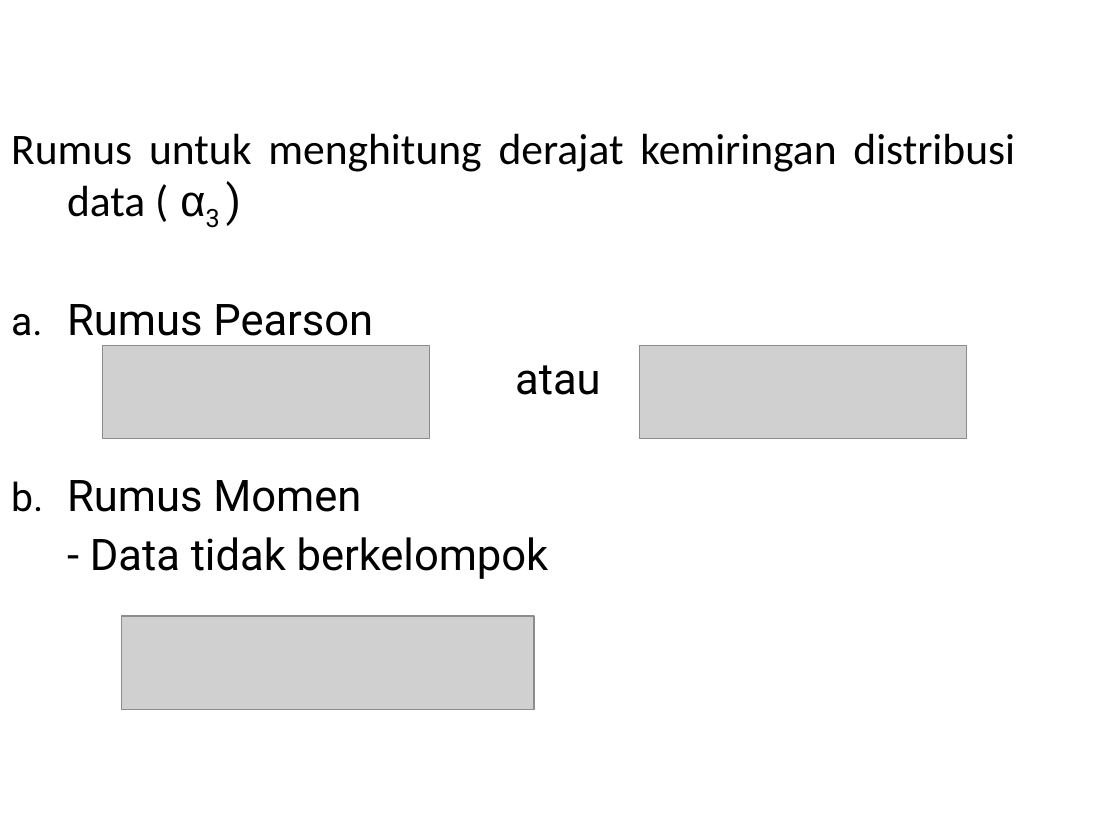
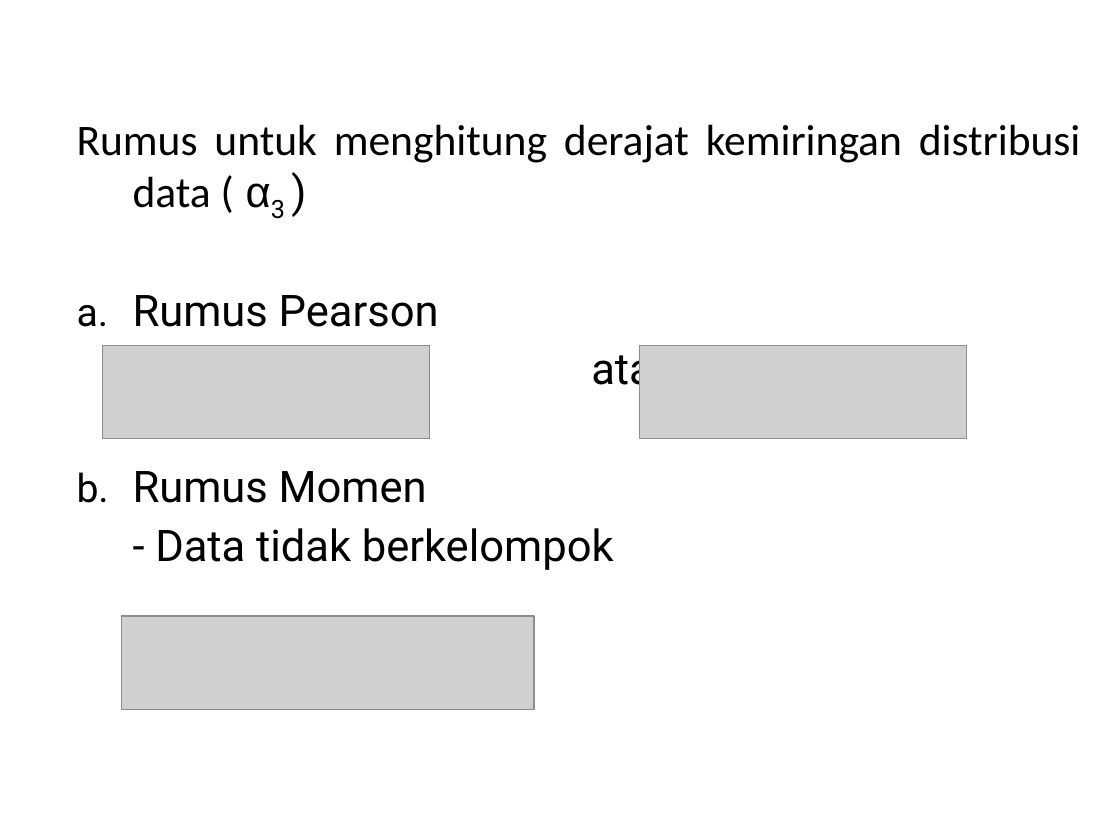
Before and after one commit to iseplutpinur/Semester3, a slide deck: slide 4 of Rabu/Statistika/Minggu 6 - Kemiringan dan Keruncingan/5. kemiringan dan keruncingan.ppt. Drawn at 1120x840 pixels with LibreOffice and Linux fonts; fonts in the diff are those of the drawing; grey boxes stand for pictures. Boxes give left, top, right and bottom in pixels: in the first picture for what was removed or moved away, otherwise in the second. Text is boxed around its words. In the diff, an @@ line names an element or a change of style, - is before the commit and + after.

```diff
--- a/Rabu/Statistika/Minggu 6 - Kemiringan dan Keruncingan/5. kemiringan dan keruncingan.ppt
+++ b/Rabu/Statistika/Minggu 6 - Kemiringan dan Keruncingan/5. kemiringan dan keruncingan.ppt
@@ subtitle "Rumus untuk menghitung derajat kemiringan ...": place and size @@
-subtitle "Rumus untuk menghitung derajat kemiringan ..." at bbox=[11, 133, 1015, 579]
+subtitle "Rumus untuk menghitung derajat kemiringan ..." at bbox=[77, 124, 1081, 570]
```
Also in this commit, not shown: 1 other slide changed, 1 other file.
